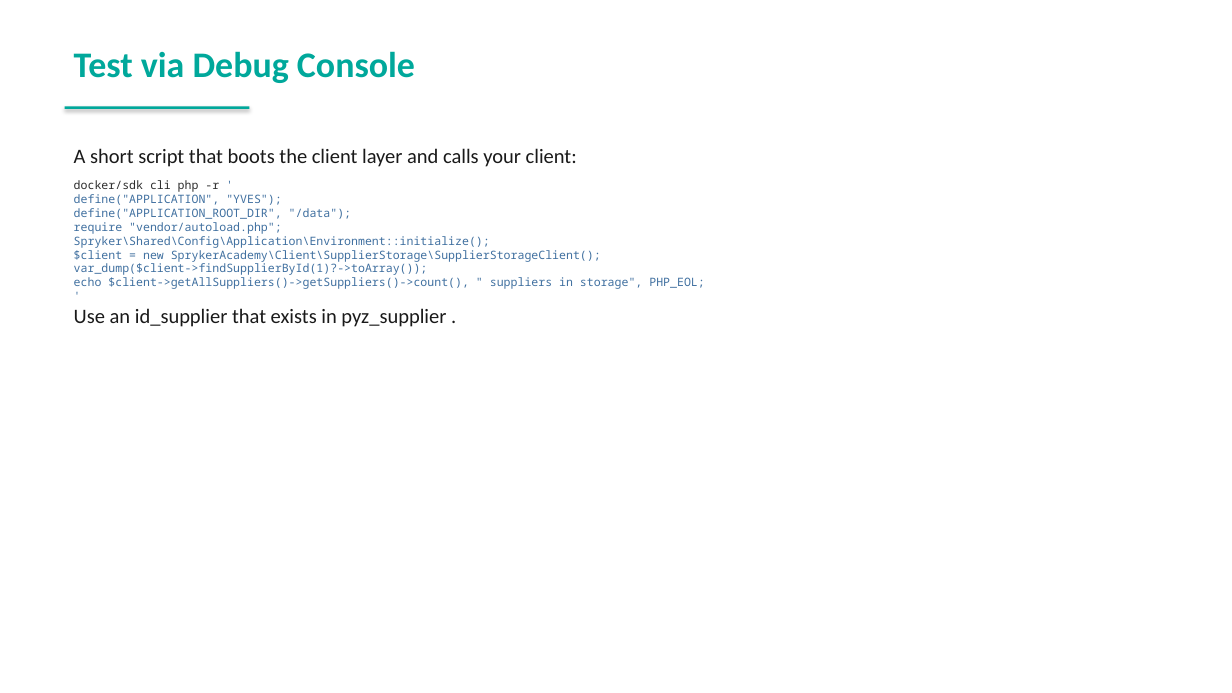
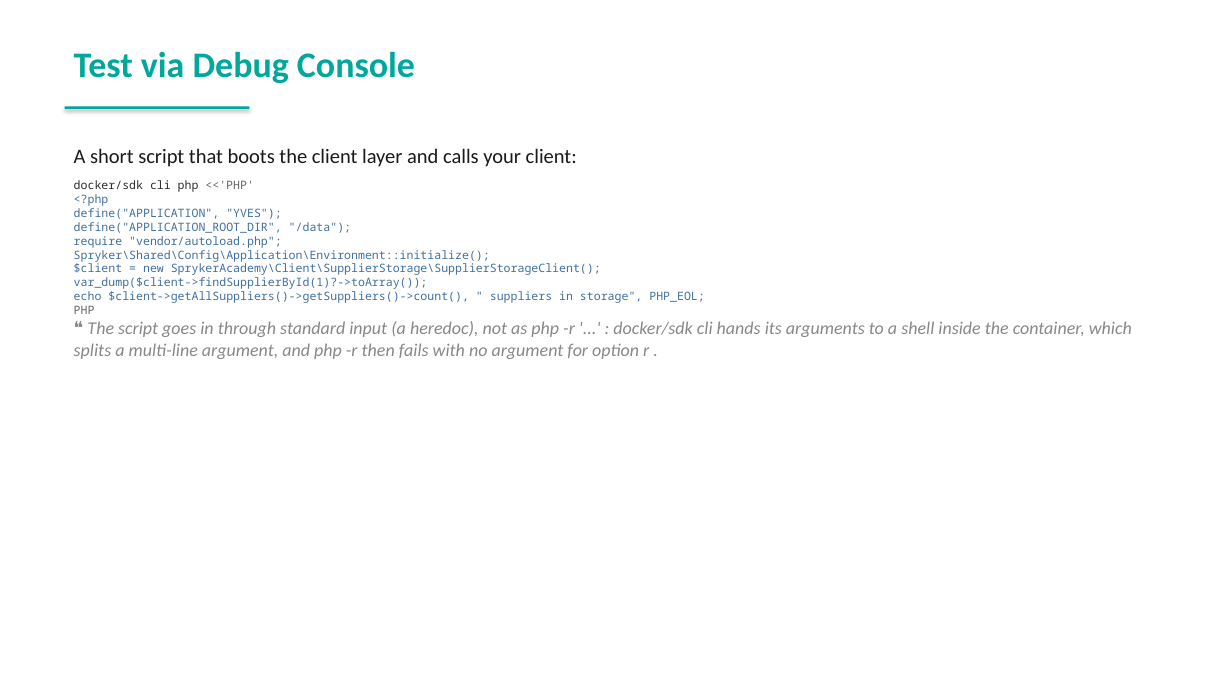
Before and after one commit to spryker-academy/instructor-exercises, a slide deck: slide 208 of guides-pptx/spryker-academy-professional.pptx (slide 206 before the commit). Drawn at 1232x693 pixels with LibreOffice and Linux fonts; fonts in the diff are those of the drawing. Boxes give left, top, right and bottom in pixels: in the first picture for what was removed or moved away, otherwise in the second. Text is boxed around its words. In the diff, an @@ line names an element or a change of style, - is before the commit and + after.

```diff
--- a/guides-pptx/spryker-academy-professional.pptx
+++ b/guides-pptx/spryker-academy-professional.pptx
@@ text at (74,180,254,206): text changed @@
-docker/sdk cli php -r '
+docker/sdk cli php <<'PHP'
+<?php
@@ text at (74,306,1132,359): text changed; size 16 to 14 pt; text colour #1A1A1A to #888888; italic on @@
-'
-Use an id_supplier that exists in pyz_supplier .
+PHP
+❝ The script goes in through standard input (a heredoc), not as php -r '...' : docker/sdk cli hands its arguments to a shell inside the container, which splits a multi-line argument, and php -r then fails with no argument for option r .
```
Also in this commit, not shown: 3 other slides changed, 3 slides added, 18 other files.
